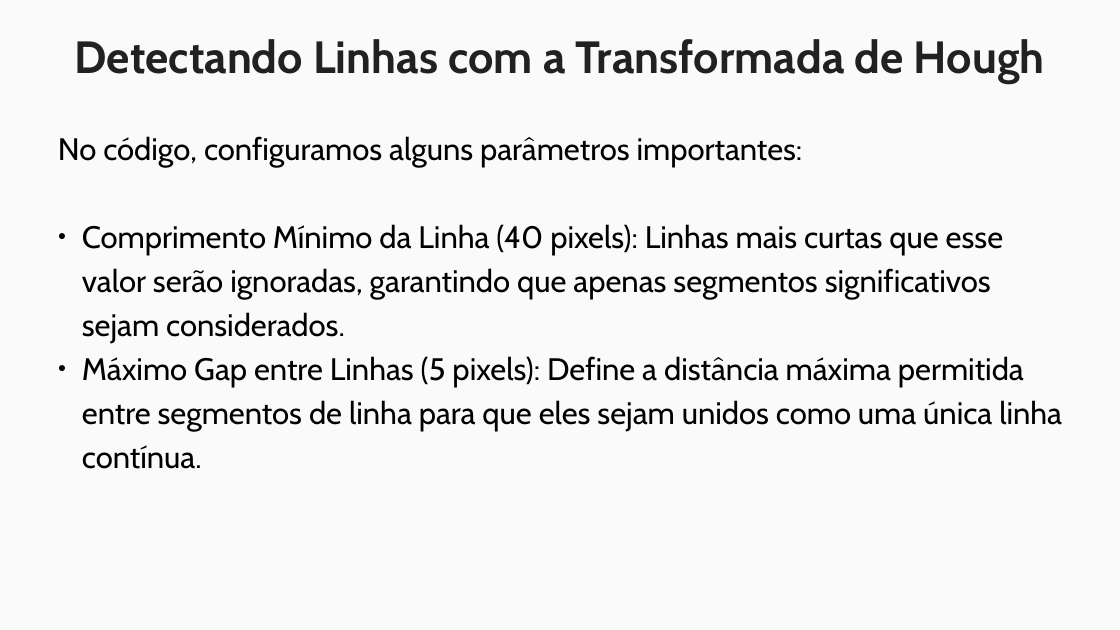
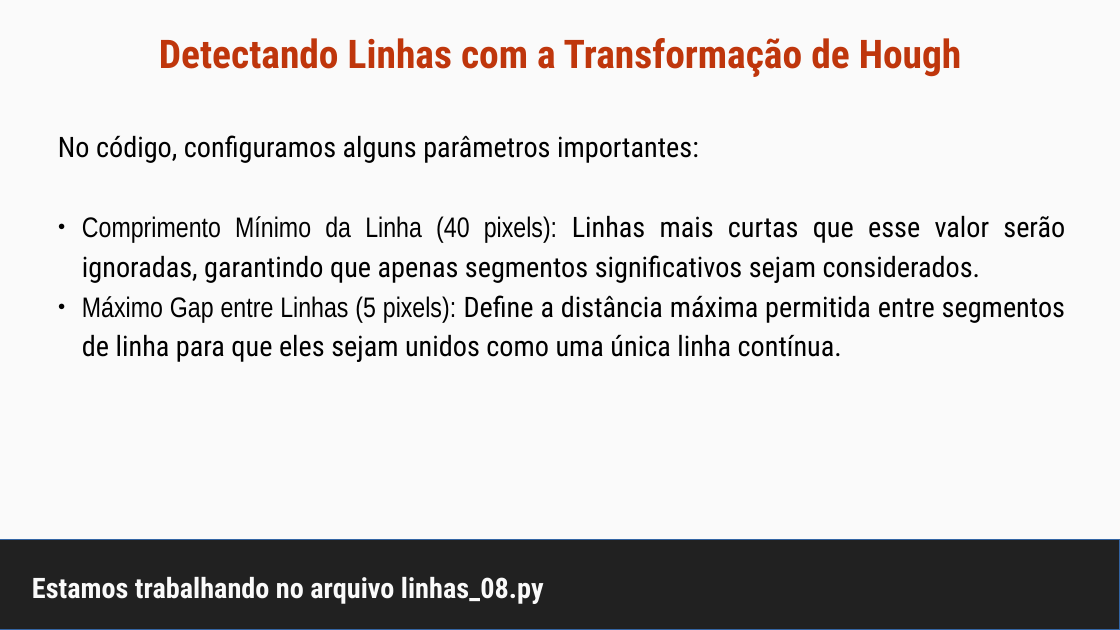
Before and after one commit to maurizioprizzi/finding_lanes, a slide deck: slide 26 of computer_vision_encounter_01.odp (slide 23 before the commit). Drawn at 1120x630 pixels with LibreOffice and Linux fonts; fonts in the diff are those of the drawing. Boxes give left, top, right and bottom in pixels: in the first picture for what was removed or moved away, otherwise in the second. Text is boxed around its words. In the diff, an @@ line names an element or a change of style, - is before the commit and + after.

```diff
--- a/computer_vision_encounter_01.odp
+++ b/computer_vision_encounter_01.odp
@@ title "Detectando Linhas com a Transformação ..." at <box>159,38,962,77</box>: vertical alignment top to middle @@
@@ title at <box>159,38,962,77</box>: text changed; size 32 to 28 pt; font Cabin to Roboto Condensed; text colour #212121 to #BF360C @@
-Detectando Linhas com a Transformada de Hough
+Detectando Linhas com a Transformação de Hough
@@ text "No código, configuramos alguns parâmetros ..." at <box>58,135,1065,362</box>: size 22 to 20 pt; font Cabin to Roboto Condensed in "No código, configuramos alguns parâmetros importantes:", "Linhas mais curtas que esse valor serão ...", "Define a distância máxima permitida entre segmentos ..."; font Cabin to Arial Narrow in "Comprimento Mínimo da Linha (40 pixels):", "Máximo Gap entre Linhas (5 pixels):"; alignment left to justified; line spacing 31.2pt to 28.4pt @@
@@ rectangle added at <box>0,540,1120,630</box>, fill #212121, outline #3465A4 0 pt @@
@@ title added at <box>32,577,544,604</box>, 20 pt, text #FAFAFA, bold @@
+Estamos trabalhando no arquivo linhas_08.py
```
Also in this commit, not shown: 12 other slides changed, 3 slides added, 8 other files.
